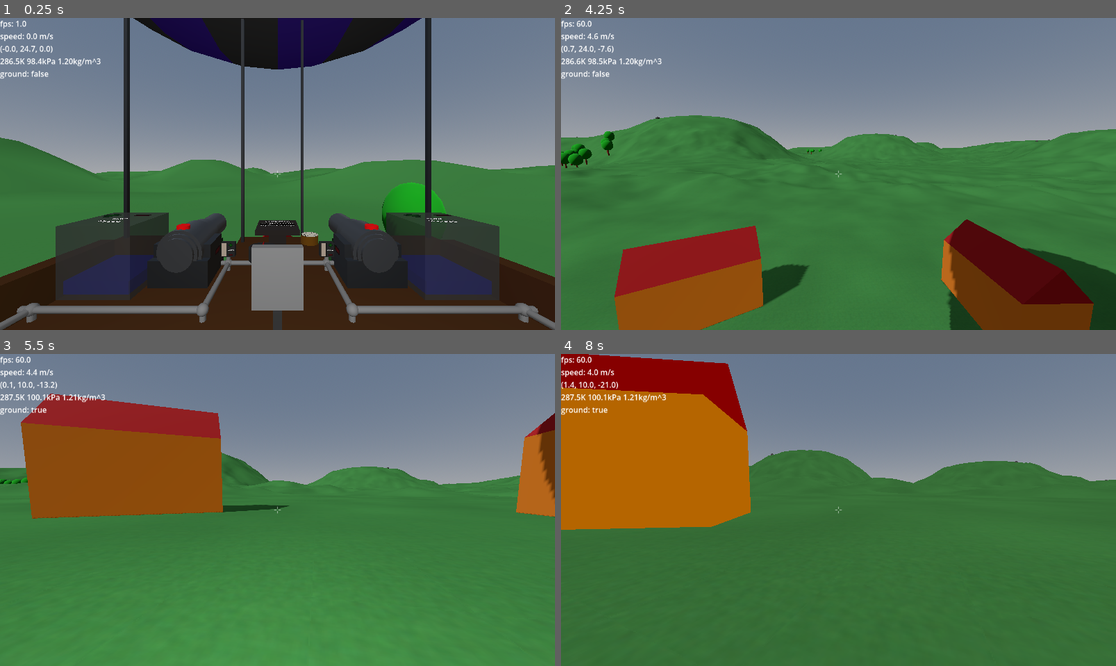
Above: before the commit, frames 1-4 (two rows, left to right).
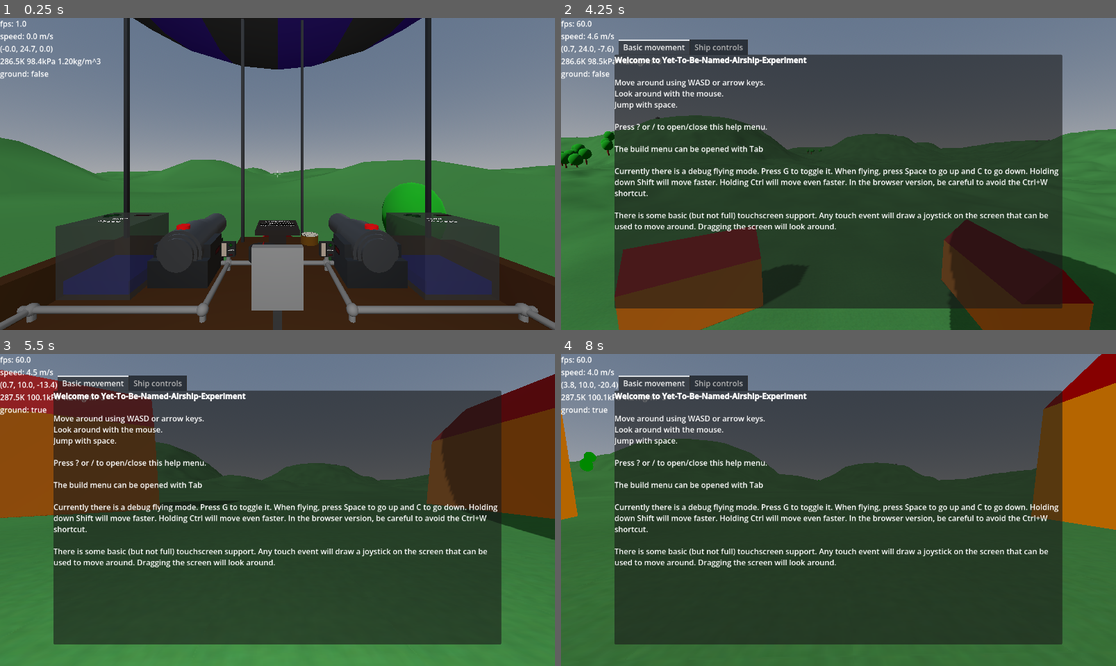
Above: after the commit, the same moments.

Repository: jmdejong/airships
Game: Godot game, scene res://scenes/world.tscn
The game is run twice, just before and just after one commit, with the same random seed, the same clock (stepped at 60 frames per second) and the same inputs.
Inputs (mouse positions are in pixels of both pictures, inside the frame that each line leads up to):
- Up to frame 1 (0.25 s): no input
- Up to frame 2 (4.25 s): move the mouse to (960, 158) at 0.52 s; hold D (right) 0.53-1.28 s; click (960, 158) at 0.6 s; tap X (detach) at 0.8, 1.35, 2.3, 2.85, 3.8 s; move the mouse to (810, 174) at 1.27 s; hold W (forwards) from 1.28 s (still down); click (810, 174) at 1.55 s; move the mouse to (849, 167) at 2.02 s; click (849, 167) at 2.1 s; move the mouse to (832, 180) at 2.77 s; click (832, 180) at 3.05 s; move the mouse to (877, 177) at 3.52 s; tap R (reel_in) at 3.6 s; click (877, 177) at 3.67 s; tap / (toggle_help) at 4.15 s
- Up to frame 3 (5.5 s): keep holding W (forwards); move the mouse to (233, 506) at 4.27 s; tap Mouse wheel down (rotate_left) at 4.35 s; click (233, 506) at 4.55 s; move the mouse to (283, 510) at 5.02 s; hold Shift (rotate_pitch) from 5.03 s (still down); click (283, 510) at 5.17 s; tap X (detach) at 5.3 s
- Up to frame 4 (8 s): move the mouse to (816, 503) at 5.77 s; release W (forwards) at 5.78 s; release Shift (rotate_pitch) at 5.78 s; hold D (right) 5.78-6.53 s; tap Mouse wheel up (rotate_right) at 5.85 s; click (816, 503) at 6.05 s; move the mouse to (866, 510) at 6.52 s; hold Alt (rotate_roll) 6.53-7.28 s; hold W (forwards) from 6.53 s (still down); click (866, 510) at 6.67 s; tap X (detach) at 6.8 s; move the mouse to (810, 510) at 7.27 s; tap P (switch_render) at 7.35 s; click (810, 510) at 7.55 s

The runs differ from the first frame. In frame 2, 66% of the frame differs, in the area x 9-91%, y 6-94%; in frame 3, 74%; in frame 4, 77%, in the area x 0-100%, y 0-94%.

Commit message:
basic help menu

Diff:
--- a/code/ui.gd
+++ b/code/ui.gd
@@ -7,16 +7,17 @@
 signal press
 signal move_view(delta: Vector2)
 
-enum MouseMode {Unfocused, Play, SelectBuild, Build, Remove}
+enum MouseMode {Unfocused, Play, SelectBuild, Build, Remove, Help}
 
 var mouse_mode: MouseMode = MouseMode.Unfocused:
 	set(value):
 		mouse_mode = value
-		if value == MouseMode.Unfocused or value == MouseMode.SelectBuild:
+		if value == MouseMode.Unfocused or value == MouseMode.SelectBuild or value == MouseMode.Help:
 			Input.mouse_mode = Input.MOUSE_MODE_VISIBLE
 		else:
 			Input.mouse_mode = Input.MOUSE_MODE_CAPTURED
 		%BuildTab.visible = mouse_mode == MouseMode.SelectBuild
+		%HelpMenu.visible = mouse_mode == MouseMode.Help
 		build.show_preview(mouse_mode == MouseMode.Build)
 		if value == MouseMode.Remove:
 			%CrosshairTexture.texture = preload("res://textures/ui/break.png")
@@ -67,7 +68,15 @@
 	if Input.is_action_just_pressed("switch_render"):
 		var vp := get_viewport()
 		vp.debug_draw = (vp.debug_draw + 1) % 6 as Viewport.DebugDraw
+	if Input.is_action_just_pressed("toggle_help"):
+		toggle_help()
 
+
+func toggle_help() -> void:
+	if mouse_mode == MouseMode.Help:
+		mouse_mode = MouseMode.Play
+	else:
+		mouse_mode = MouseMode.Help
 
 func click() -> void:
 	if mouse_mode == MouseMode.Play:
--- a/project.godot
+++ b/project.godot
@@ -164,6 +164,7 @@
 , Object(InputEventKey,"resource_local_to_scene":false,"resource_name":"","device":-1,"window_id":0,"alt_pressed":false …(181 unchanged characters)…
 , Object(InputEventKey,"resource_local_to_scene":false,"resource_name":"","device":0,"window_id":0,"alt_pressed":false,"shift_pressed":false,"ctrl_pressed":false,"meta_pressed":false,"pressed":false,"keycode":0,"physical_keycode":63,"key_label":0,"unicode":0,"location":0,"echo":false,"script":null)
 , Object(InputEventJoypadButton,"resource_local_to_scene":false,"resource_name":"","device":-1,"button_index":6,"pressure":0.0,"pressed":false,"script":null)
+, Object(InputEventKey,"resource_local_to_scene":false,"resource_name":"","device":-1,"window_id":0,"alt_pressed":false,"shift_pressed":false,"ctrl_pressed":false,"meta_pressed":false,"pressed":false,"keycode":0,"physical_keycode":4194332,"key_label":0,"unicode":0,"location":0,"echo":false,"script":null)
 ]
 }
 
--- a/scenes/ui.tscn
+++ b/scenes/ui.tscn
@@ -117,6 +117,7 @@
 offset_bottom = 40.0
 
 [node name="HelpMenu" type="TabContainer" parent="." unique_id=1281420601]
+unique_name_in_owner = true
 visible = false
 layout_mode = 1
 anchors_preset = -1
@@ -137,20 +138,34 @@
 bbcode_enabled = true
 text = "[b]Welcome to Yet-To-Be-Named-Airship-Experiment[/b]
 
-Move around using WASD or arrow keys. Look around with the mouse.
+Move around using WASD or arrow keys.
+Look around with the mouse.
 Jump with space.
 
-Many items in the ship are interactable. When looking at them they will show a tooltip. Click to activate.
+Press ? or / to open/close this help menu.
 
-When a ship has a lifeline anchor it is strongly recommended to attach your lifeline to it. Click it to attach your lifeline. When fallen off the ship, press R to reel in the lifeline and get back to the anchor, or press X to detach.
-"
+The build menu can be opened with Tab
+
+Currently there is a debug flying mode. Press G to toggle it. When flying, press Space to go up and C to go down. Holding down Shift will move faster. Holding Ctrl will move even faster. In the browser version, be careful to avoid the Ctrl+W shortcut.
+
+There is some basic (but not full) touchscreen support. Any touch event will draw a joystick on the screen that can be used to move around. Dragging the screen will look around."
 metadata/_tab_index = 0
 
-[node name="RichTextLabel2" type="RichTextLabel" parent="HelpMenu" unique_id=801008091]
+[node name="Ship controls" type="RichTextLabel" parent="HelpMenu" unique_id=801008091]
 visible = false
 layout_mode = 2
-text = "Once upon a time, there was an Airhip
-It was flyring through the air."
+text = "Many items in the ship are interactable.
+When looking at them they will show a tooltip.
+Click to interact.
+On a touchscreen, click the tooltip text to perform the interaction.
+
+When a ship has a lifeline anchor it is strongly recommended to attach your lifeline to it.
+Click it to attach your lifeline.
+When fallen off the ship with an attached lifeline, press R to reel in the lifeline and get back to the anchor, or press X to detach.
+
+Sitting in a chair will change your control keys so that they send signals on the wires which can for example control the engines of the airship.
+The precise controls are different for each airship and each chair (will be customizable).
+Press Shift or Space to leave the chair"
 metadata/_tab_index = 1
 
 [connection signal="gui_input" from="Tooltip/TouchClick" to="TouchUi" method="_on_touch_click_gui_input"]
